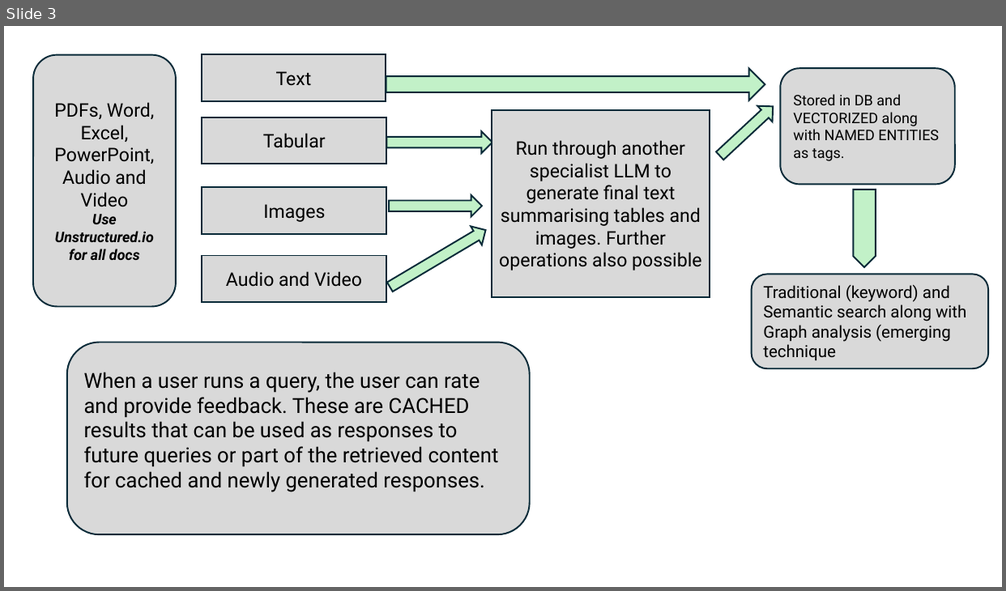
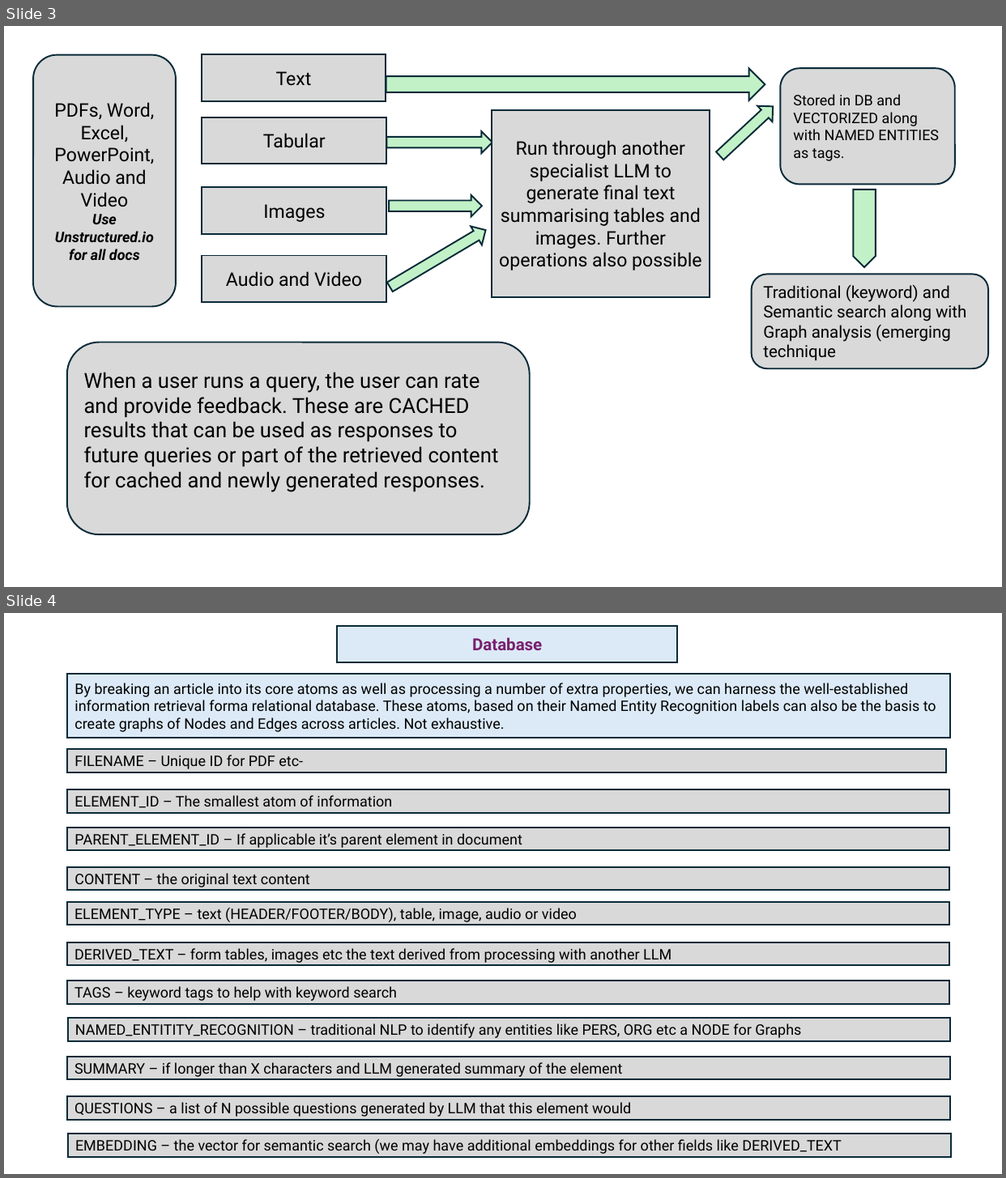
Before and after one commit to Python-Test-Engineer/AI-KB-BOOK, a slide deck: docs/images/rag.pptx. Shown one above the other, each under a label of ours: slide 3 before the commit, slides 3 and 4 after it. The pictures are 1006x591 and 1006x1178 pixels, drawn with LibreOffice and Linux fonts; fonts in the diff are those of the drawing. Boxes give left, top, right and bottom in pixels: in the first picture for what was removed or moved away, otherwise in the second. Text is boxed around its words. In the diff, an @@ line names an element or a change of style, - is before the commit and + after.

Commit message:
add images

```diff
--- a/docs/images/rag.pptx
+++ b/docs/images/rag.pptx
@@ slide 4 added at (x1=4, y1=613, x2=1002, y2=1174), background #FFFFFF @@
@@ rectangle added at (x1=337, y1=626, x2=677, y2=662), fill #DCEAF7, outline #092A39 1.5 pt, 16 pt, text #78206E, bold @@
+Database
@@ rectangle added at (x1=68, y1=674, x2=951, y2=737), fill #DCEAF7, outline #092A39 1.5 pt, 14 pt, text #000000 @@
+By breaking an article into its core atoms as well as processing a number of extra properties, we can harness the well-established information retrieval forma relational database. These atoms, based on their Named Entity Recognition labels can also be the basis to create graphs of Nodes and Edges across articles. Not exhaustive.
@@ rectangle added at (x1=68, y1=749, x2=947, y2=773), fill #D9D9D9, outline #092A39 1.5 pt, 14 pt, text #000000 @@
+FILENAME – Unique ID for PDF etc-
@@ rectangle added at (x1=68, y1=790, x2=949, y2=813), fill #D9D9D9, outline #092A39 1.5 pt, 14 pt, text #000000 @@
+ELEMENT_ID – The smallest atom of information
@@ rectangle added at (x1=68, y1=827, x2=949, y2=850), fill #D9D9D9, outline #092A39 1.5 pt, 14 pt, text #000000 @@
+PARENT_ELEMENT_ID – If applicable it’s parent element in document
@@ rectangle added at (x1=68, y1=867, x2=950, y2=891), fill #D9D9D9, outline #092A39 1.5 pt, 14 pt, text #000000 @@
+CONTENT – the original text content
@@ rectangle added at (x1=67, y1=902, x2=949, y2=925), fill #D9D9D9, outline #092A39 1.5 pt, 14 pt, text #000000 @@
+ELEMENT_TYPE – text (HEADER/FOOTER/BODY), table, image, audio or video
@@ rectangle added at (x1=67, y1=943, x2=949, y2=965), fill #D9D9D9, outline #092A39 1.5 pt, 14 pt, text #000000 @@
+DERIVED_TEXT – form tables, images etc the text derived from processing with another LLM
@@ rectangle added at (x1=67, y1=981, x2=949, y2=1003), fill #D9D9D9, outline #092A39 1.5 pt, 14 pt, text #000000 @@
+TAGS – keyword tags to help with keyword search
@@ rectangle added at (x1=68, y1=1018, x2=950, y2=1041), fill #D9D9D9, outline #092A39 1.5 pt, 14 pt, text #000000 @@
+NAMED_ENTITITY_RECOGNITION – traditional NLP to identify any entities like PERS, ORG etc a NODE for Graphs
@@ rectangle added at (x1=67, y1=1057, x2=950, y2=1080), fill #D9D9D9, outline #092A39 1.5 pt, 14 pt, text #000000 @@
+SUMMARY – if longer than X characters and LLM generated summary of the element
@@ rectangle added at (x1=67, y1=1097, x2=950, y2=1120), fill #D9D9D9, outline #092A39 1.5 pt, 14 pt, text #000000 @@
+QUESTIONS – a list of N possible questions generated by LLM that this element would
@@ rectangle added at (x1=68, y1=1134, x2=951, y2=1157), fill #D9D9D9, outline #092A39 1.5 pt, 14 pt, text #000000 @@
+EMBEDDING – the vector for semantic search (we may have additional embeddings for other fields like DERIVED_TEXT
```
Also in this commit, not shown: 1 other slide added, 11 other files.
